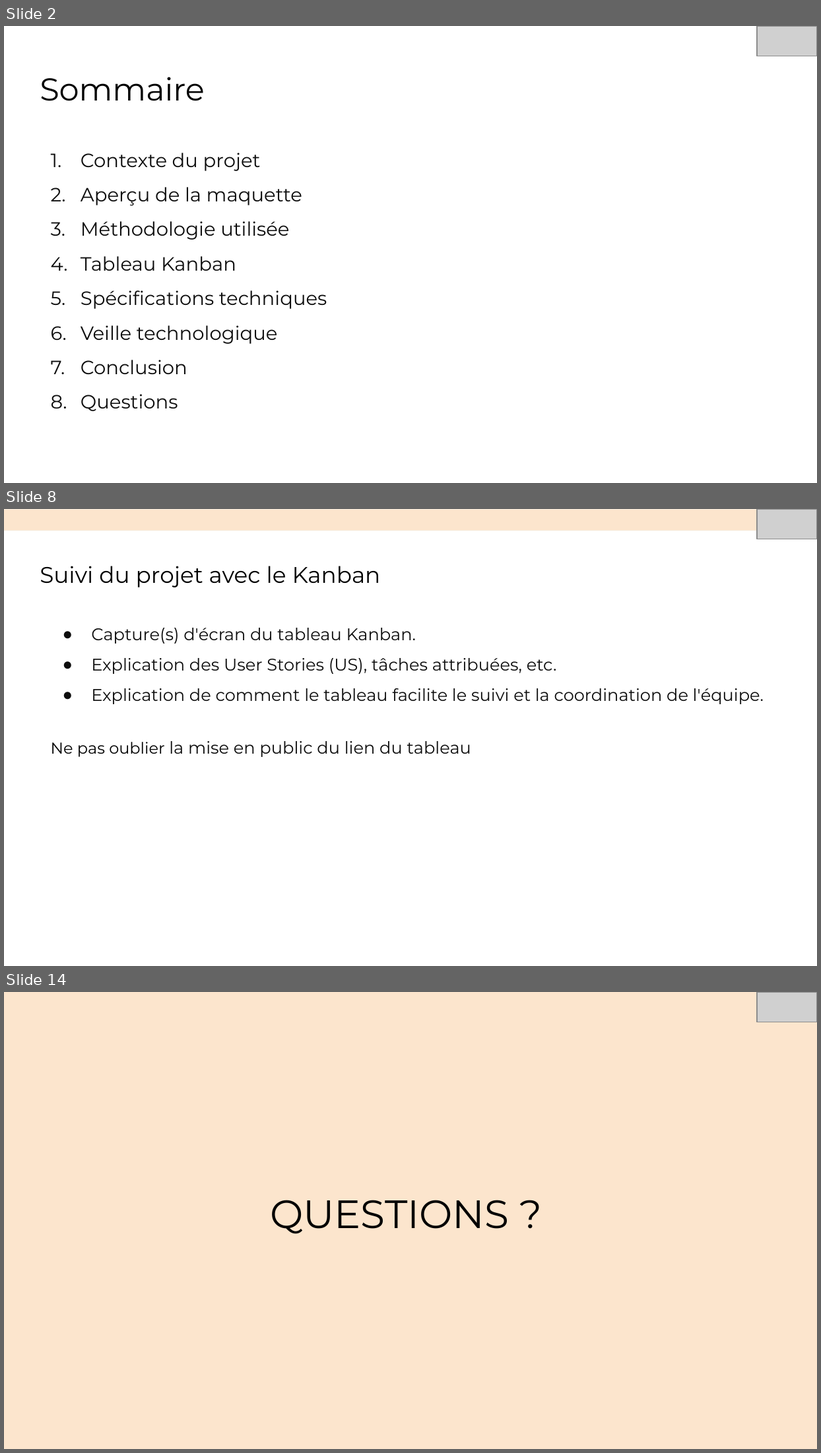
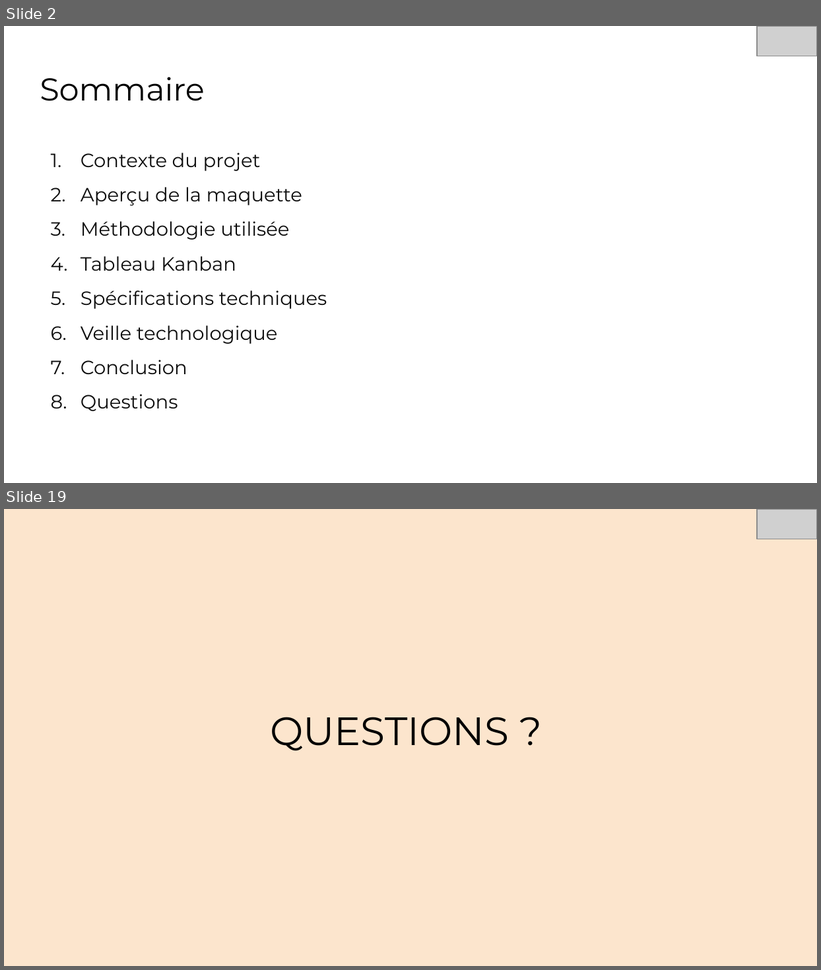
Before and after one commit to Nasus-Stackman/Projet7, a slide deck: Présentation.odp. Shown one above the other, each under a label of ours: slides 2, 8 and 14 before the commit, slides 2 and 19 after it; the slides between them are not shown. The pictures are 821x1453 and 821x970 pixels, drawn with LibreOffice and Linux fonts; fonts in the diff are those of the drawing; grey boxes stand for pictures. Boxes give left, top, right and bottom in pixels: in the first picture for what was removed or moved away, otherwise in the second. Text is boxed around its words. In the diff, an @@ line names an element or a change of style, - is before the commit and + after.

```diff
--- a/Présentation.odp
+++ b/Présentation.odp
@@ slide 8 removed at <box>4,509,817,966</box>, background #FFFFFF @@
@@ rectangle removed at <box>4,509,817,530</box> @@
@@ picture removed at <box>757,509,817,539</box> @@
@@ title removed at <box>40,566,381,588</box> @@
-Suivi du projet avec le Kanban
@@ text removed at <box>51,628,764,757</box> @@
-● Capture(s) d'écran du tableau Kanban.
-● Explication des User Stories (US), tâches attribuées, etc.
-● Explication de comment le tableau facilite le suivi et la coordination de l'équipe.
-Ne pas oublier la mise en public du lien du tableau
@@ what was slide 14 is now slide 19 @@
```
Also in this commit, not shown: 8 slides changed, 7 slides added, 1 other slide removed, 3 other files.
